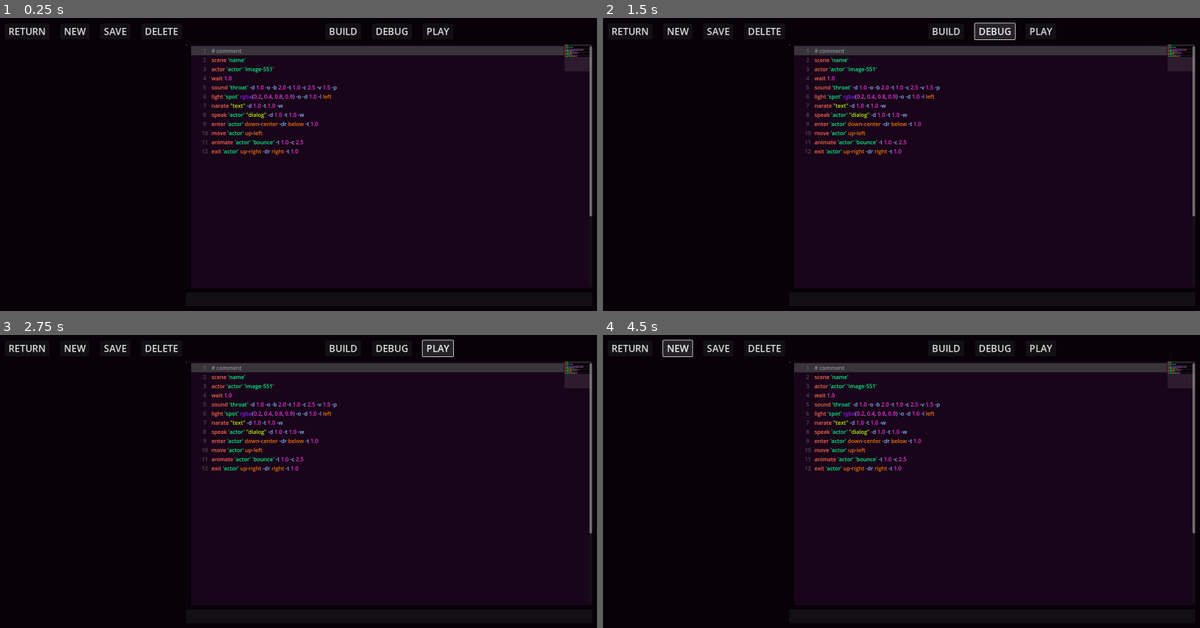
Above: before the commit, frames 1-4 (two rows, left to right).
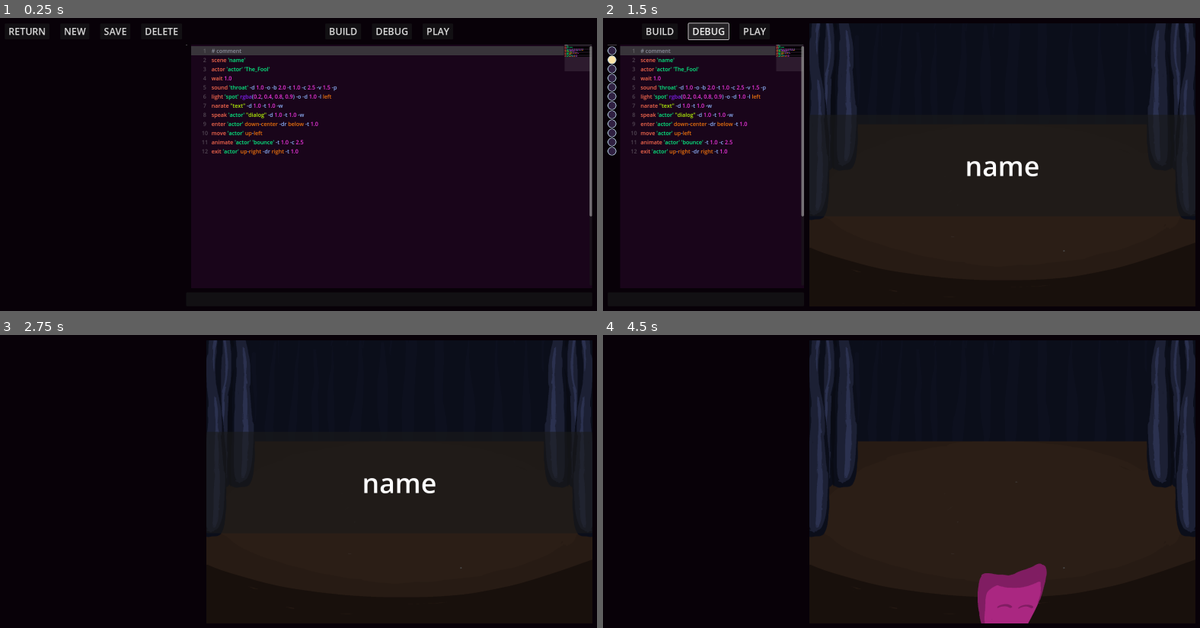
Above: after the commit, the same moments.

Repository: Wake1st/auguste
Game: Godot game, scene res://tests/test_ide.tscn
Two runs of this game, one before a commit and one after it. Both use one fixed random seed, a clock stepped at 60 frames per second and the inputs below. This scene is started directly instead of the project's main scene. The engine's default icon, where the game draws it, is replaced by a stand-in: a white triangle on a blue panel in a dark square.
Inputs (mouse positions are in pixels of both pictures, inside the frame that each line leads up to):
- Up to frame 1 (0.25 s): no input
- Up to frame 2 (1.5 s): click "BUILD" at 0.5 s; click "DEBUG" at 1.25 s
- Up to frame 3 (2.75 s): click "PLAY" at 2 s
- Up to frame 4 (4.5 s): click (1038, 349) at 2.75 s, where only the run before the commit has a clickable "PLAY"; click (680, 349) at 3.5 s, where only the run before the commit has a clickable "NEW"; click (680, 349) at 4.25 s, where only the run before the commit has a clickable "NEW"

The runs differ from the first frame. In frame 1, less than 0.1% of the frame differs, in the area x 41-97%, y 9-19%; in frame 2, 19%; in frame 3, 15%; in frame 4, 33%, in the area x 1-100%, y 1-99%.
Error before the commit: Invalid assignment of property or key 'lines' with value of type 'Array[String]' on a base object of type 'Nil'. (res://ui/editor/ide.gd:114)

Commit message:
adding assets, clearing up ide

Diff:
--- a/resources/UserData.gd
+++ b/resources/UserData.gd
@@ -4,8 +4,6 @@
 static var mainVolume: float
 static var musicVolume: float
 static var sfxVolume: float
-
-static var fileNames: Array[String]
 
 
 static func save_user_data() -> void:
@@ -14,8 +12,6 @@
 	save_file.store_float(mainVolume)
 	save_file.store_float(musicVolume)
 	save_file.store_float(sfxVolume)
-
-	save_file.store_var(fileNames)
 
 
 static func load_user_data() -> void:
@@ -36,8 +32,6 @@
 	musicVolume = save_file.get_float()
 	sfxVolume = save_file.get_float()
 
-	fileNames = save_file.get_var()
-
 
 static func _default_data() -> void:
 	mainVolume = 0.8
--- a/scenes/main.gd
+++ b/scenes/main.gd
@@ -9,7 +9,10 @@
 
 
 func _ready() -> void:
+	UserData.load_user_data()
 	Assets.load_resources()
+
+	settings_menu.setup()
 	import_menu.setup()
 	ide.setup()
 
--- a/scenes/stage.tscn
+++ b/scenes/stage.tscn
@@ -1,8 +1,9 @@
-[gd_scene load_steps=7 format=3 uid="uid://cddwbo8nccka8"]
+[gd_scene load_steps=8 format=3 uid="uid://cddwbo8nccka8"]
 
-[ext_resource type="Texture2D" uid="uid://c8niqqa2brlwo" path="res://assets/images/icon.svg" id="1_gi7kc"]
 [ext_resource type="Script" uid="uid://bhab8ydc1oh2f" path="res://scenes/stage.gd" id="1_kewym"]
 [ext_resource type="PackedScene" uid="uid://bvirb8vqkaep3" path="res://stage/sound_manager.tscn" id="3_vcsse"]
+[ext_resource type="Texture2D" uid="uid://e04jchdqsnvp" path="res://assets/images/Backdrop.png" id="4_2so7o"]
+[ext_resource type="Texture2D" uid="uid://baw8wqf2rfp24" path="res://assets/images/Curtains.png" id="5_st0q7"]
 [ext_resource type="PackedScene" uid="uid://brn4x4hc5qjv4" path="res://stage/location_manager.tscn" id="5_vcsse"]
 [ext_resource type="PackedScene" uid="uid://o8cx3efyethd" path="res://ui/components/dialog_display.tscn" id="6_2so7o"]
 [ext_resource type="PackedScene" uid="uid://bphhw3owpkdnv" path="res://ui/components/title_display.tscn" id="7_st0q7"]
@@ -19,13 +20,12 @@
 unique_name_in_owner = true
 one_shot = true
 
-[node name="Backdrop" type="Sprite2D" parent="."]
-position = Vector2(0, -286)
-scale = Vector2(18.3359, 11.8906)
-texture = ExtResource("1_gi7kc")
-
 [node name="SpawnPoint" type="Marker2D" parent="."]
 position = Vector2(0, -1400)
+
+[node name="Backdrop" type="Sprite2D" parent="."]
+position = Vector2(0, -623)
+texture = ExtResource("4_2so7o")
 
 [node name="LocationManager" parent="." node_paths=PackedStringArray("above_stage", "below_stage", "left_stage", "right_stage") instance=ExtResource("5_vcsse")]
 above_stage = NodePath("AboveStage")
@@ -47,6 +47,30 @@
 
 [node name="Actors" type="Node2D" parent="."]
 
+[node name="Curtains" type="Node2D" parent="."]
+
+[node name="CurtainsLeftBack" type="Sprite2D" parent="Curtains"]
+z_index = 1
+position = Vector2(-858, -712)
+texture = ExtResource("5_st0q7")
+
+[node name="CurtainsLeftFront" type="Sprite2D" parent="Curtains"]
+z_index = 3
+position = Vector2(-990, -484)
+texture = ExtResource("5_st0q7")
+
+[node name="CurtainsRightBack" type="Sprite2D" parent="Curtains"]
+z_index = 1
+position = Vector2(858, -712)
+texture = ExtResource("5_st0q7")
+flip_h = true
+
+[node name="CurtainsRightFront" type="Sprite2D" parent="Curtains"]
+z_index = 3
+position = Vector2(990, -484)
+texture = ExtResource("5_st0q7")
+flip_h = true
+
 [node name="CanvasLayer" type="CanvasLayer" parent="."]
 
 [node name="DialogDisplay" parent="CanvasLayer" instance=ExtResource("6_2so7o")]
--- a/stage/actor.tscn
+++ b/stage/actor.tscn
@@ -1,8 +1,8 @@
 [gd_scene load_steps=11 format=3 uid="uid://b46ld3jc3q4m1"]
 
 [ext_resource type="Script" uid="uid://pd2sadtolbvc" path="res://stage/actor.gd" id="1_gmtv5"]
-[ext_resource type="Texture2D" uid="uid://dd8ux6153348s" path="res://assets/images/image-551.png" id="1_iinu1"]
 [ext_resource type="Shader" uid="uid://djgafbrr7tdlp" path="res://stage/actor.gdshader" id="2_6o1fx"]
+[ext_resource type="Texture2D" uid="uid://c8niqqa2brlwo" path="res://assets/images/icon.svg" id="3_6o1fx"]
 
 [sub_resource type="ShaderMaterial" id="ShaderMaterial_adapa"]
 shader = ExtResource("2_6o1fx")
@@ -137,7 +137,7 @@
 [node name="Sprite2D" type="Sprite2D" parent="."]
 material = SubResource("ShaderMaterial_adapa")
 position = Vector2(0, -169)
-texture = ExtResource("1_iinu1")
+texture = ExtResource("3_6o1fx")
 
 [node name="AnimationPlayer" type="AnimationPlayer" parent="."]
 libraries = {
--- a/stage/location.tscn
+++ b/stage/location.tscn
@@ -1,7 +1,7 @@
 [gd_scene load_steps=3 format=3 uid="uid://b5agh5bl2k7m"]
 
-[ext_resource type="Texture2D" uid="uid://dd8ux6153348s" path="res://assets/images/image-551.png" id="1_80yxl"]
 [ext_resource type="Script" uid="uid://msn2q5ggewb1" path="res://stage/location.gd" id="1_mssa3"]
+[ext_resource type="Texture2D" uid="uid://c5oplrvbhp0ty" path="res://assets/images/light_go.png" id="2_mssa3"]
 
 [node name="Location" type="Marker2D"]
 script = ExtResource("1_mssa3")
@@ -15,5 +15,5 @@
 energy = 16.0
 range_z_min = 0
 range_z_max = 0
-texture = ExtResource("1_80yxl")
-texture_scale = 0.8
+texture = ExtResource("2_mssa3")
+texture_scale = 8.0
--- a/stage/location_manager.tscn
+++ b/stage/location_manager.tscn
@@ -1,10 +1,15 @@
-[gd_scene load_steps=3 format=3 uid="uid://brn4x4hc5qjv4"]
+[gd_scene load_steps=4 format=3 uid="uid://brn4x4hc5qjv4"]
 
 [ext_resource type="Script" uid="uid://w48pneymyb3k" path="res://stage/location_manager.gd" id="1_6u7ts"]
 [ext_resource type="PackedScene" uid="uid://b5agh5bl2k7m" path="res://stage/location.tscn" id="1_vw450"]
+[ext_resource type="Texture2D" uid="uid://dh00utpxxwu3q" path="res://assets/images/Stage.png" id="2_n5275"]
 
 [node name="LocationManager" type="Node2D"]
 script = ExtResource("1_6u7ts")
+
+[node name="Sprite2D" type="Sprite2D" parent="."]
+position = Vector2(0, 312)
+texture = ExtResource("2_n5275")
 
 [node name="LocationUpLeft" parent="." instance=ExtResource("1_vw450")]
 position = Vector2(-400, -60)
--- a/ui/components/dialog_display.tscn
+++ b/ui/components/dialog_display.tscn
@@ -1,7 +1,7 @@
 [gd_scene load_steps=7 format=3 uid="uid://o8cx3efyethd"]
 
-[ext_resource type="Texture2D" uid="uid://dd8ux6153348s" path="res://assets/images/image-551.png" id="1_7r83y"]
 [ext_resource type="Script" uid="uid://b8ib25qwllplt" path="res://ui/components/dialog_display.gd" id="1_ptu3p"]
+[ext_resource type="Texture2D" uid="uid://c8niqqa2brlwo" path="res://assets/images/icon.svg" id="2_ptu3p"]
 
 [sub_resource type="Animation" id="Animation_ag087"]
 length = 0.001
@@ -133,7 +133,7 @@
 [node name="TextureRect" type="TextureRect" parent="Panel/MarginContainer/HSplitContainer"]
 unique_name_in_owner = true
 layout_mode = 2
-texture = ExtResource("1_7r83y")
+texture = ExtResource("2_ptu3p")
 expand_mode = 1
 stretch_mode = 6
 
--- a/ui/editor/debug_director.gd
+++ b/ui/editor/debug_director.gd
@@ -1,5 +1,6 @@
 class_name DebugDirector
 extends Director
+
 
 @export var flag_column: StepFlagColumn
 @export var text_editor: TextEditor
@@ -8,7 +9,7 @@
 
 
 func _ready() -> void:
-	super._ready()
+	stage.setup(_handle_command_finished)
 	stage.delay_complete.connect(_handle_delay_complete)
 
 
@@ -39,3 +40,11 @@
 
 func _handle_delay_complete(line_number: int) -> void:
 	flag_column.set_flag(line_number, StepFlag.Type.ON)
+
+
+func _handle_command_finished(wasDelayed: bool = false, waitTime: float = -1.0) -> void:
+	if waitTime > 0.0:
+		await stage.force_wait(waitTime)
+
+	if not wasDelayed:
+		_next_command()
--- a/ui/editor/ide.gd
+++ b/ui/editor/ide.gd
@@ -4,7 +4,7 @@
 
 signal return_selected()
 
-@onready var director: DebugDirector = %DebugDirector
+@onready var director: DebugDirector = $DebugDirector
 @onready var new_script_window: NewScriptWindow = $NewScriptWindow
 @onready var deletion_confirmation: ScriptDeletionConfirmation = $ScriptDeletionConfirmation
 
@@ -13,6 +13,8 @@
 @onready var code_space: VBoxContainer = %CodeSpace
 @onready var text_editor: TextEditor = %TextEditor
 @onready var error_display: ErrorDisplay = %ErrorDisplay
+@onready var sub_viewport_container: SubViewportContainer = %SubViewportContainer
+@onready var stage: Stage = %Stage
 
 var script_data: ScriptData
 var has_unsaved_changes: bool = true
@@ -106,34 +108,54 @@
 
 func _handle_show_finished() -> void:
 	code_space.visible = true
+	script_selector.visible = true
+	sub_viewport_container.visible = false
 #endregion
 
 #region EditorHandlers
 func _on_btn_build_pressed() -> void:
+	if script_data == null:
+		script_data = ScriptData.new("DEMO", [])
+
 	# get all lines
 	script_data.lines = text_editor.get_lines()
 	has_passed = _check_errors(script_data)
 
 
 func _on_btn_debug_pressed() -> void:
+	if script_data == null:
+		script_data = ScriptData.new("DEMO", [])
+
 	if has_unsaved_changes:
 		script_data.lines = text_editor.get_lines()
 		has_passed = _check_errors(script_data)
 
 	if has_passed:
+		# change UI
+		script_selector.visible = false
+		sub_viewport_container.visible = true
+
 		# run in debug mode
 		step_flag_column.create_flags(text_editor.get_line_count())
 		director.run(script_data)
 
 
 func _on_btn_play_pressed() -> void:
+	if script_data == null:
+		script_data = ScriptData.new("DEMO", [])
+
 	if has_unsaved_changes:
 		script_data.lines = text_editor.get_lines()
 		has_passed = _check_errors(script_data)
 
 	if has_passed:
+		# change UI
+		script_selector.visible = false
+		code_space.visible = false
+		sub_viewport_container.visible = true
+
 		# run without editor tools
-		code_space.visible = false
+		step_flag_column.create_flags(text_editor.get_line_count())
 		director.run(script_data)
 
 
--- a/ui/editor/ide.tscn
+++ b/ui/editor/ide.tscn
@@ -21,7 +21,6 @@
 script = ExtResource("1_054e2")
 
 [node name="DebugDirector" parent="." node_paths=PackedStringArray("flag_column", "text_editor", "stage") instance=ExtResource("2_fk22t")]
-unique_name_in_owner = true
 flag_column = NodePath("../Panel/MarginContainer/HBoxContainer/HSplitContainer/CodeSpace/VSplitContainer/HSplitContainer/StepFlagColumn")
 text_editor = NodePath("../Panel/MarginContainer/HBoxContainer/HSplitContainer/CodeSpace/VSplitContainer/HSplitContainer/TextEditor")
 stage = NodePath("../Panel/MarginContainer/HBoxContainer/SubViewportContainer/SubViewport/Stage")
@@ -50,7 +49,7 @@
 [node name="HBoxContainer" type="HSplitContainer" parent="Panel/MarginContainer"]
 layout_mode = 2
 theme_override_constants/separation = 16
-split_offset = -220
+split_offset = 580
 
 [node name="HSplitContainer" type="HSplitContainer" parent="Panel/MarginContainer/HBoxContainer"]
 layout_mode = 2
@@ -122,6 +121,7 @@
 size_flags_vertical = 3
 
 [node name="SubViewportContainer" type="SubViewportContainer" parent="Panel/MarginContainer/HBoxContainer"]
+unique_name_in_owner = true
 visible = false
 layout_mode = 2
 size_flags_horizontal = 3
--- a/ui/editor/text_editor.tscn
+++ b/ui/editor/text_editor.tscn
@@ -12,7 +12,7 @@
 theme_override_font_sizes/font_size = 16
 text = "# comment
 scene 'name'
-actor 'actor' 'image-551'
+actor 'actor' 'The_Fool'
 wait 1.0
 sound 'throat' -d 1.0 -o -b 2.0 -t 1.0 -c 2.5 -v 1.5 -p
 light 'spot' rgba(0.2, 0.4, 0.8, 0.9) -o -d 1.0 -l left
Binary file added: assets/images/Backdrop.png
Not shown, added: assets/images/Backdrop.png.import
Binary file added: assets/images/Curtains.png
Not shown, changed: assets/images/Curtains.png.import
Binary file added: assets/images/Stage.png
Not shown, added: assets/images/Stage.png.import
Binary file added: assets/images/The_Fool.png
Not shown, added: assets/images/The_Fool.png.import
Binary file added: assets/images/The_Stoic.png
Not shown, added: assets/images/The_Stoic.png.import
Binary file removed: assets/images/image-551.png
Not shown, changed: assets/scripts/demo.txt
(and 2 more such lines)
